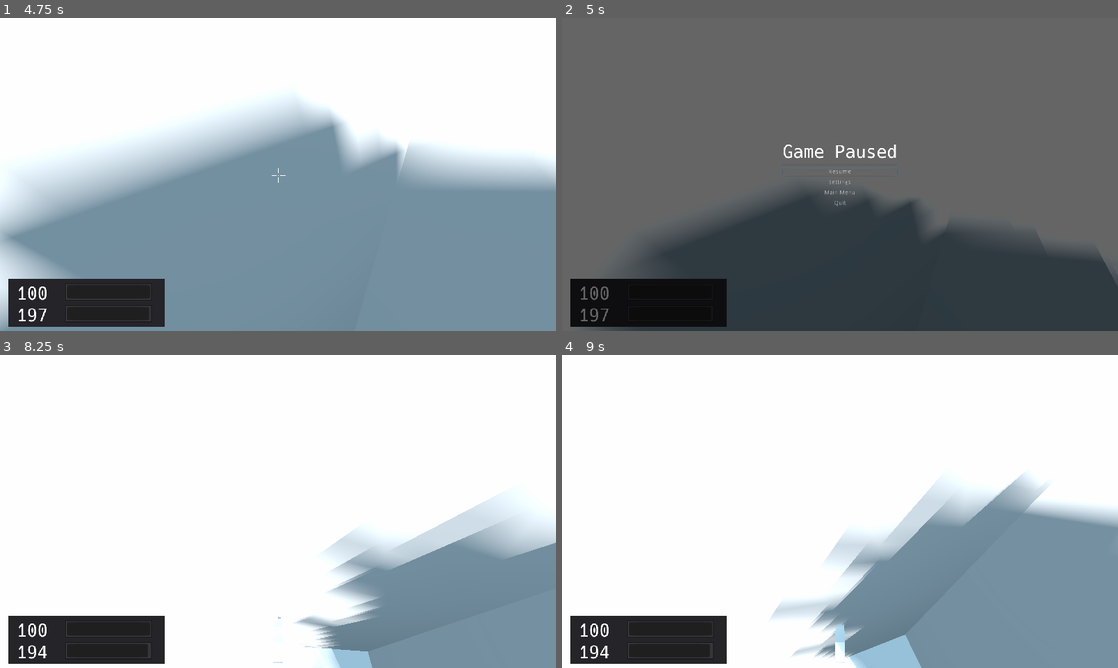
Above: before the commit, frames 1-4 (two rows, left to right).
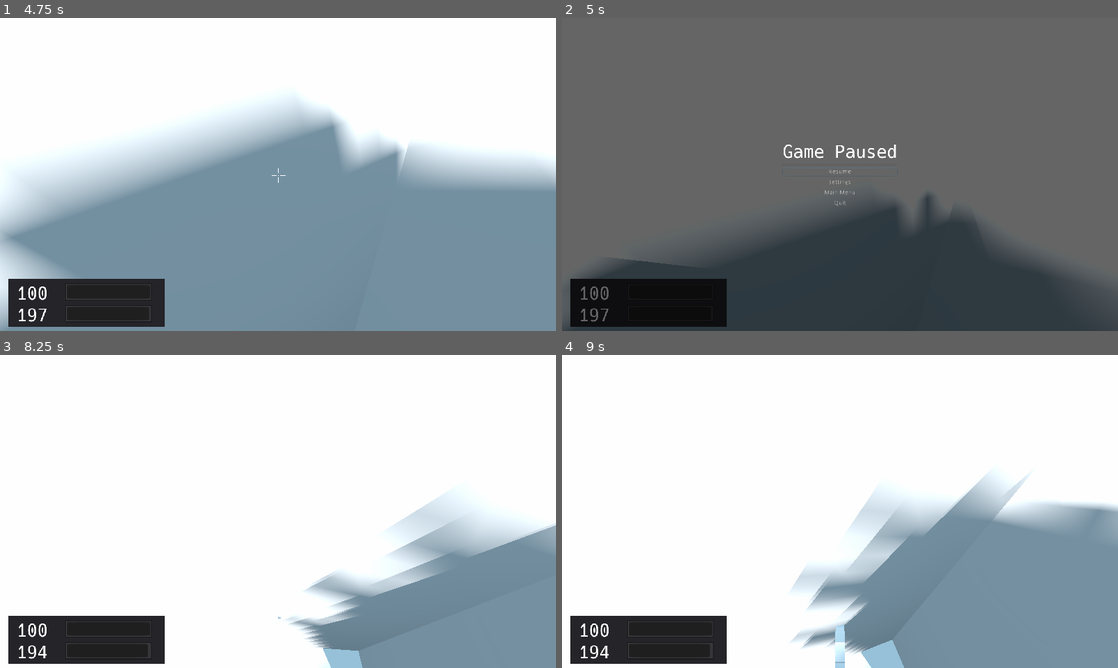
Above: after the commit, the same moments.

Repository: duckinator/keress
Game: Godot game, scene res://menus/MainMenu.tscn
Two runs of this game, one before a commit and one after it. Both use one fixed random seed, a clock stepped at 60 frames per second and the inputs below.
Inputs (mouse positions are in pixels of both pictures, inside the frame that each line leads up to):
- Up to frame 1 (4.75 s): click "New Game" at 0.5 s; tap Enter (ui_accept) at 1.25 s; move the mouse to (305, 174) at 1.27 s; press the mouse at (305, 174) at 1.28 s; hold W (movement_forward) from 1.28 s (still down); tap Space (movement_jump) at 1.52, 2.27, 3.77, 4.52 s; move the mouse to (250, 174) at 2.02 s; release the mouse at (250, 174) at 2.03 s; right-click (250, 174) at 2.1 s; move the mouse to (289, 168) at 2.77 s; tap Shift (movement_crouch) at 2.85 s; move the mouse to (272, 180) at 3.52 s; click (272, 180) at 3.6 s; move the mouse to (316, 177) at 4.27 s; hold Right mouse button (action_secondary) from 4.28 s (still down)
- Up to frame 2 (5 s): keep holding W (movement_forward); keep holding Right mouse button (action_secondary); tap Escape (ui_cancel) at 4.9 s
- Up to frame 3 (8.25 s): move the mouse to (111, 464) at 5.02 s; release W (movement_forward) at 5.03 s; release Right mouse button (action_secondary) at 5.03 s; hold A (movement_left) 5.03-5.78 s; tap Shift (movement_crouch) at 5.1, 7.35 s; tap Space (movement_jump) at 5.27, 6.77, 7.52 s; move the mouse to (283, 511) at 5.77 s; press the mouse at (283, 511) at 5.78 s; hold W (movement_forward) 5.78-6.53 s; move the mouse to (255, 505) at 6.52 s; release the mouse at (255, 505) at 6.53 s; hold D (movement_right) 6.53-7.28 s; right-click (255, 505) at 6.6 s; move the mouse to (305, 511) at 7.27 s; hold W (movement_forward) from 7.28 s (still down); move the mouse to (250, 511) at 8.02 s; click (250, 511) at 8.1 s
- Up to frame 4 (9 s): keep holding W (movement_forward); tap Space (movement_jump) at 8.27 s; move the mouse to (851, 505) at 8.77 s; hold Right mouse button (action_secondary) from 8.78 s (still down)

Frame 1 is identical in both runs. In frame 2, 5.9% of the frame differs, in the area x 0-100%, y 54-100%; in frame 3, 6.2%; in frame 4, 7.9%, in the area x 37-100%, y 37-100%.

Commit message:
Rearrange input handling a bit.

Diff:
--- a/src/overlays/Pause_Popup.gd
+++ b/src/overlays/Pause_Popup.gd
@@ -28,6 +28,6 @@
 	get_tree().paused = false
 	MapManager.main_menu()
 
-func _process(_delta):
-	if Input.is_action_just_pressed("ui_cancel"):
+func _input(event):
+	if event.is_action_pressed("ui_cancel"):
 		resume()
--- a/src/player/Player.gd
+++ b/src/player/Player.gd
@@ -61,9 +61,9 @@
 	JOYPAD_SENSITIVITY = Settings.fetch("joypad_sensitivity")
 
 func _process(_delta):
-	if Input.is_action_just_pressed("ui_cancel"):
-		Game.pause()
-		return
+	# If debug mode is enabled and there's no debug display, add one.
+	if Debug.enabled and Game.debug_display == null:
+		Game.add_debug_display()
 
 	var horiz = Input.get_action_strength("look_right") - Input.get_action_strength("look_left")
 	var vert = Input.get_action_strength("look_down") - Input.get_action_strength("look_up")
@@ -206,6 +206,10 @@
 		emit_sound(translation, SOUND_FALL_DAMAGE, LOUDNESS_FALL_DAMAGE)
 
 func _input(event):
+	if event.is_action_pressed("ui_cancel"):
+		Game.pause()
+		return
+
 	if is_dead:
 		if Input.is_key_pressed(KEY_SPACE):
 			waiting_for_respawn = true
--- a/src/systems/Debug.gd
+++ b/src/systems/Debug.gd
@@ -1,9 +1,3 @@
 extends Node
 
 onready var enabled = "--debug" in OS.get_cmdline_args()
-
-func _process(_delta):
-	# If debug mode is enabled, we're playing the game, and there's no
-	# debug display, add one.
-	if enabled and Game.playing and Game.debug_display == null:
-		Game.add_debug_display()
